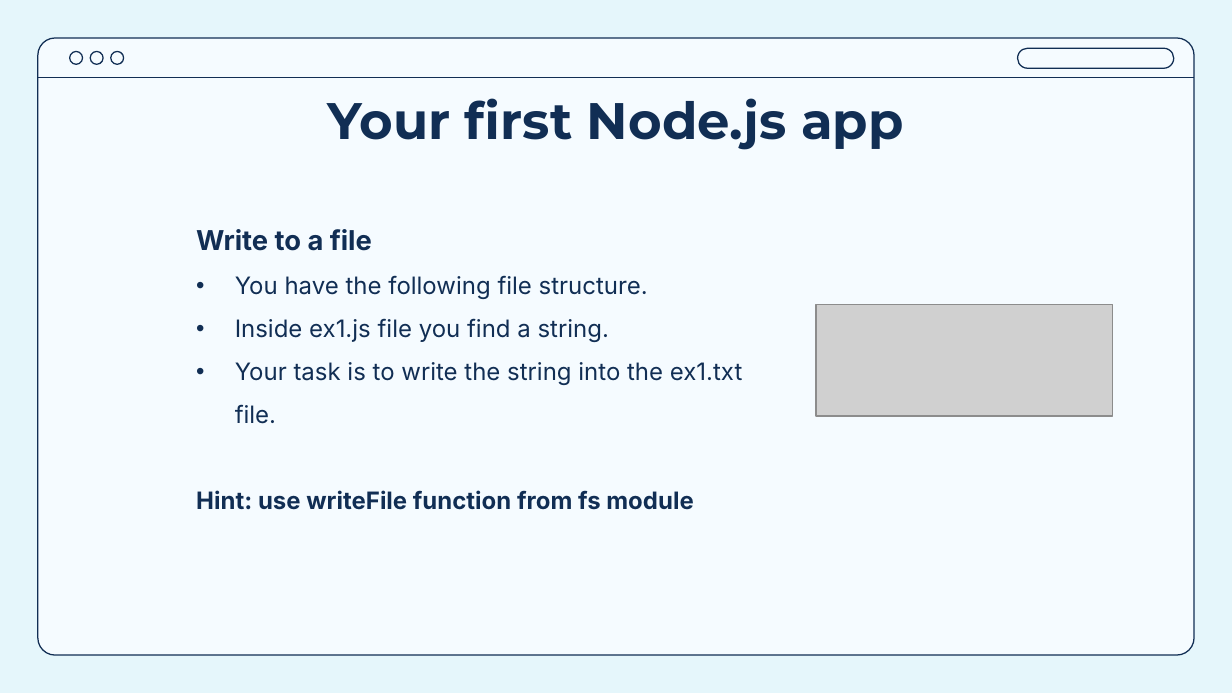
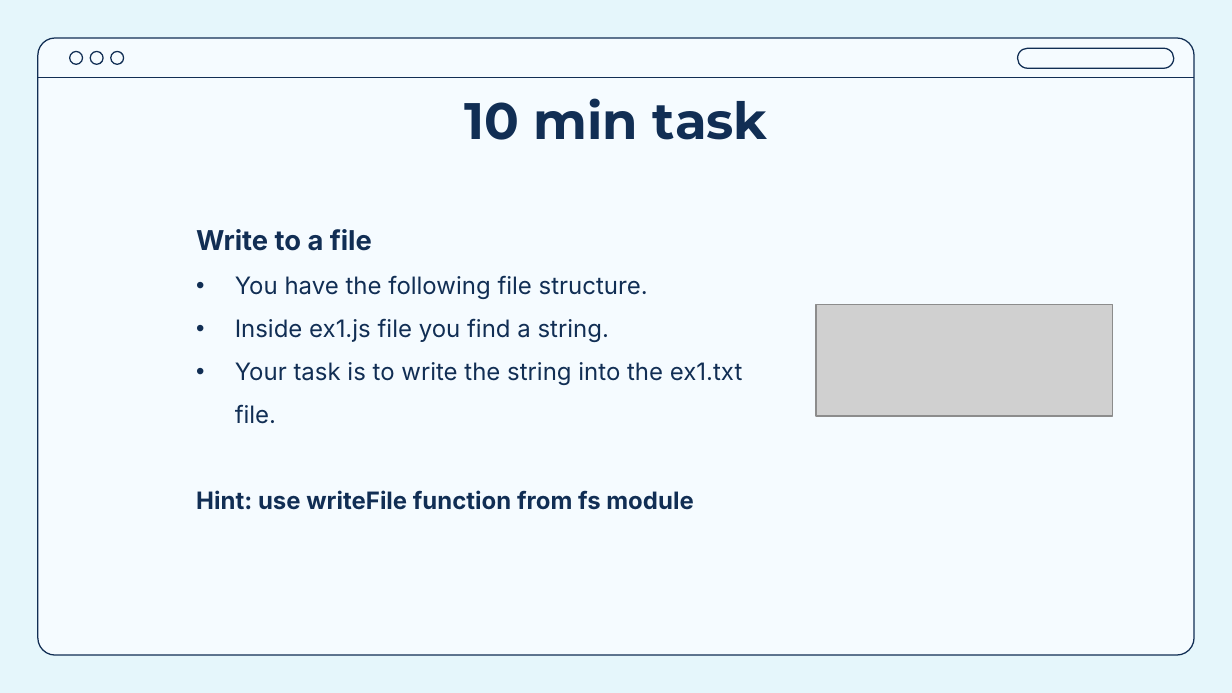
Before and after one commit to Ahmed-Khaled24/Node-workshop, a slide deck: slide 28 of Session 1 - Node Intro/Session 1.pptx (slide 26 before the commit). Drawn at 1232x693 pixels with LibreOffice and Linux fonts; fonts in the diff are those of the drawing; grey boxes stand for pictures. Boxes give left, top, right and bottom in pixels: in the first picture for what was removed or moved away, otherwise in the second. Text is boxed around its words. In the diff, an @@ line names an element or a change of style, - is before the commit and + after.

```diff
--- a/Session 1 - Node Intro/Session 1.pptx
+++ b/Session 1 - Node Intro/Session 1.pptx
@@ title at bbox=[464, 98, 768, 140]: text changed @@
-Your first Node.js app
+10 min task
```
Also in this commit, not shown: 4 other slides changed, 4 slides added, 5 other files.
